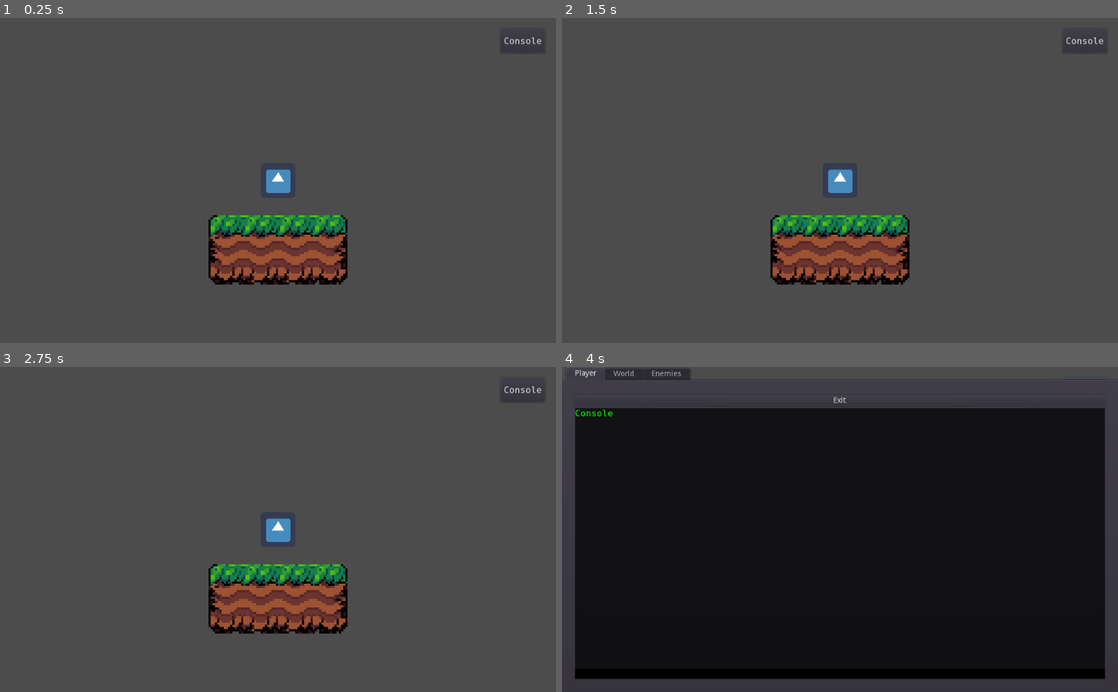
Above: before the commit, frames 1-4 (two rows, left to right).
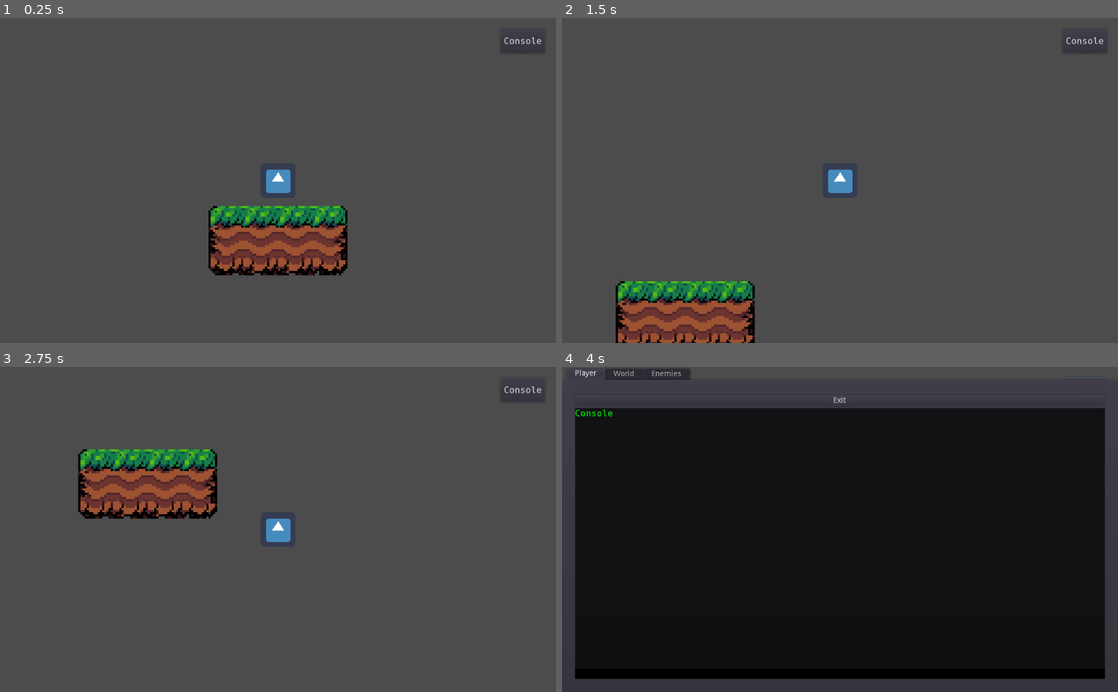
Above: after the commit, the same moments.

Repository: Tri-C-Games/CCC-Jam
Game: Godot game, scene res://World/Tutorial/Tutorial.tscn
Two runs of this game, one before a commit and one after it. Both use one fixed random seed, a clock stepped at 60 frames per second and the inputs below. The engine's default icon, where the game draws it, is replaced by a stand-in: a white triangle on a blue panel in a dark square.
Inputs:
- Up to frame 1 (0.25 s): no input
- Up to frame 2 (1.5 s): hold D (move_right) from 0.53 s (still down); tap W (jump) at 0.77 s
- Up to frame 3 (2.75 s): tap W (jump) at 1.52 s; release D (move_right) at 2.03 s; hold A (move_left) from 2.03 s (still down)
- Up to frame 4 (4 s): release A (move_left) at 2.78 s; hold D (move_right) 2.78-3.5 s; tap W (jump) at 3.02 s; click "Console" at 3.5 s

The runs differ from the first frame. In frame 1, 5.4% of the frame differs, in the area x 37-63%, y 57-83%; in frame 2, 10%; in frame 3, 11%, in the area x 14-63%, y 25-83%; in frame 4, nothing differs.
Error before the commit: Invalid get index 'is_valid_float' (on base: 'String'). Did you mean '.is_valid_float()' or funcref(obj, "is_valid_float") ? (res://Player/Scripts/Player.gd:18)

Commit message:
Brackets :)

Diff:
--- a/Player/Scripts/Player.gd
+++ b/Player/Scripts/Player.gd
@@ -15,7 +15,7 @@
 
 func _physics_process(delta):
 	# TODO - Could be cool to add some sort of in game effect if the player inputs a string.
-	real_gravity = float(global.gravity) if global.gravity.is_valid_float else 0
+	real_gravity = float(global.gravity) if global.gravity.is_valid_float() else 0
 	real_speed = float(global.player_speed) if global.player_speed.is_valid_float() else 0
 	real_jump_speed = float(global.player_jump_speed) if global.player_jump_speed.is_valid_float() else 0
 	real_coyote_time = float(global.player_coyote_time) if global.player_coyote_time.is_valid_float() else 0
